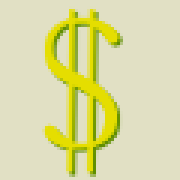
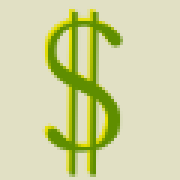
Layers edited between the first and the second (180, 180) image:
moved "$" above "$ #1" over [45, 9, 120, 174]
